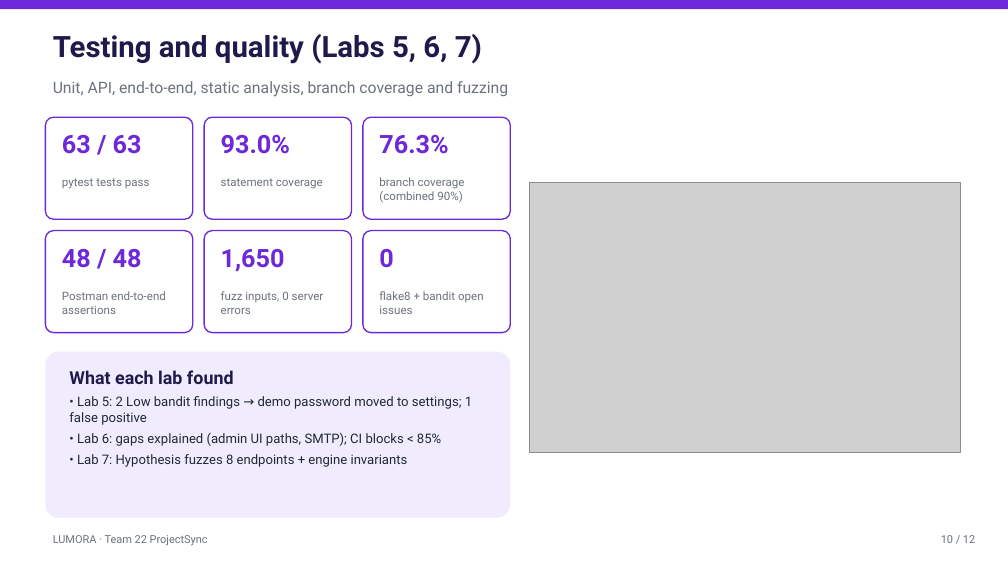
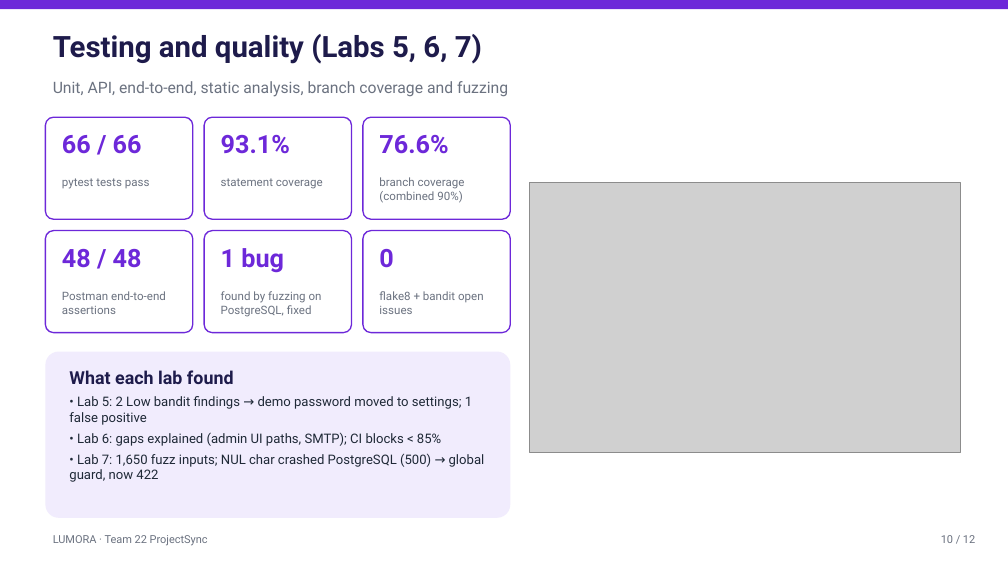
Before and after one commit to Nami-181/ai-upskilling-recommendation-system, a slide deck: slide 10 of docs/deliverables/22_LUMORA_Presentation.pptx. Drawn at 1008x567 pixels with LibreOffice and Linux fonts; fonts in the diff are those of the drawing; grey boxes stand for pictures. Boxes give left, top, right and bottom in pixels: in the first picture for what was removed or moved away, otherwise in the second. Text is boxed around its words. In the diff, an @@ line names an element or a change of style, - is before the commit and + after.

```diff
--- a/docs/deliverables/22_LUMORA_Presentation.pptx
+++ b/docs/deliverables/22_LUMORA_Presentation.pptx
@@ text at (x1=62, y1=135, x2=142, y2=154): text changed @@
-63 / 63
+66 / 66
@@ text at (x1=221, y1=135, x2=290, y2=154): text changed @@
-93.0%
+93.1%
@@ text at (x1=379, y1=135, x2=448, y2=154): text changed @@
-76.3%
+76.6%
@@ text at (x1=221, y1=248, x2=284, y2=273): text changed @@
-1,650
+1 bug
@@ text at (x1=221, y1=291, x2=322, y2=317): text changed @@
-fuzz inputs, 0 server errors
+found by fuzzing on PostgreSQL, fixed
@@ text at (x1=69, y1=454, x2=485, y2=482): text changed @@
-• Lab 7: Hypothesis fuzzes 8 endpoints + engine invariants
+• Lab 7: 1,650 fuzz inputs; NUL char crashed PostgreSQL (500) → global guard, now 422
```
Also in this commit, not shown: 2 other slides changed, 10 other files.
